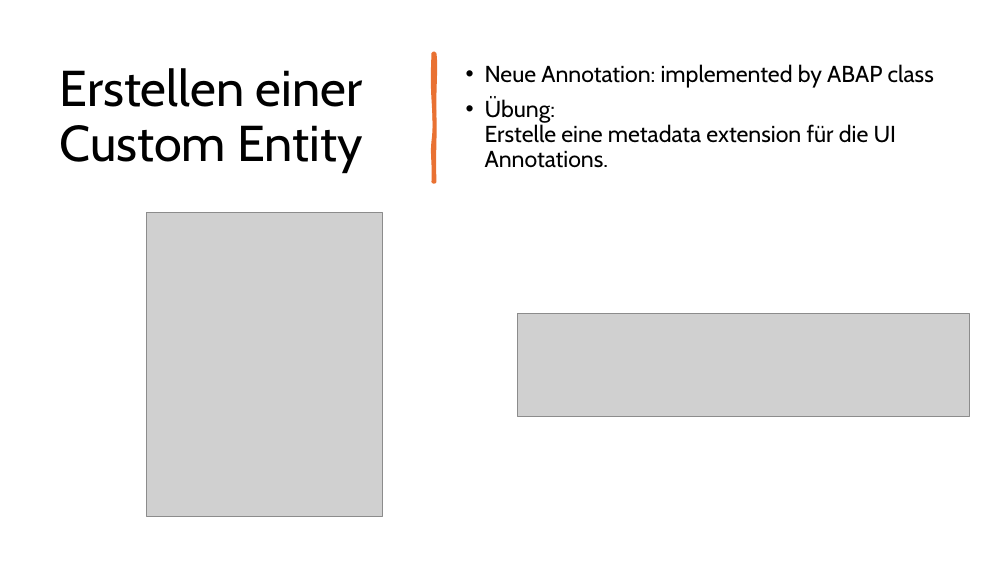
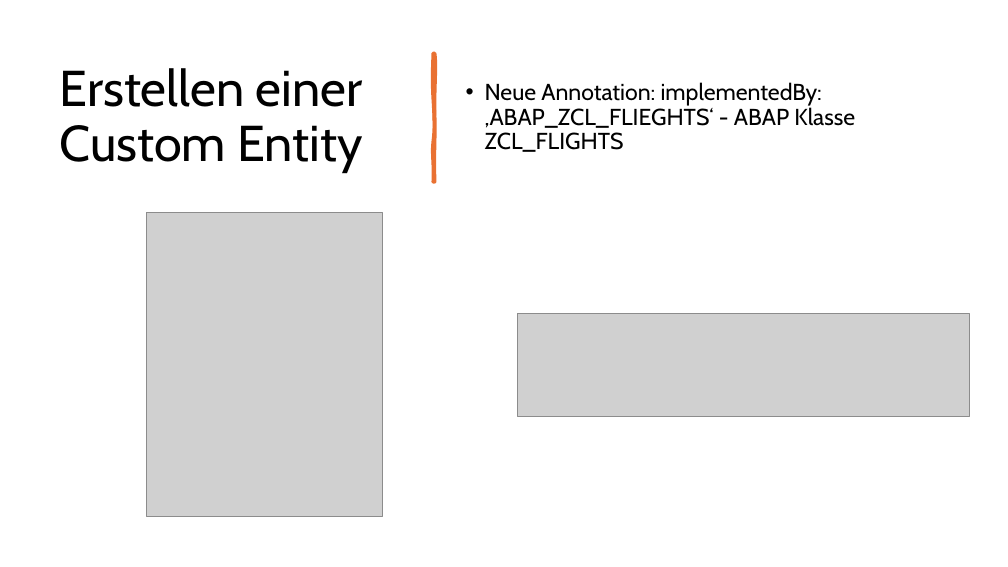
Before and after one commit to MatLange/Schulung, a slide deck: slide 12 of RAP Presentationen/Tag4.2 - UnmanagedQuery_DE.pptx (slide 10 before the commit). Drawn at 1008x567 pixels with LibreOffice and Linux fonts; fonts in the diff are those of the drawing; grey boxes stand for pictures. Boxes give left, top, right and bottom in pixels: in the first picture for what was removed or moved away, otherwise in the second. Text is boxed around its words. In the diff, an @@ line names an element or a change of style, - is before the commit and + after.

```diff
--- a/RAP Presentationen/Tag4.2 - UnmanagedQuery_DE.pptx
+++ b/RAP Presentationen/Tag4.2 - UnmanagedQuery_DE.pptx
@@ text at (485,82,855,152): text changed @@
-• Neue Annotation: implemented by ABAP class
-• Übung:
-  Erstelle eine metadata extension für die UI Annotations.
+• Neue Annotation: implementedBy: ‚ABAP_ZCL_FLIEGHTS‘ - ABAP Klasse ZCL_FLIGHTS
```
Also in this commit, not shown: 7 other slides changed, 4 slides added, 1 slide removed.
